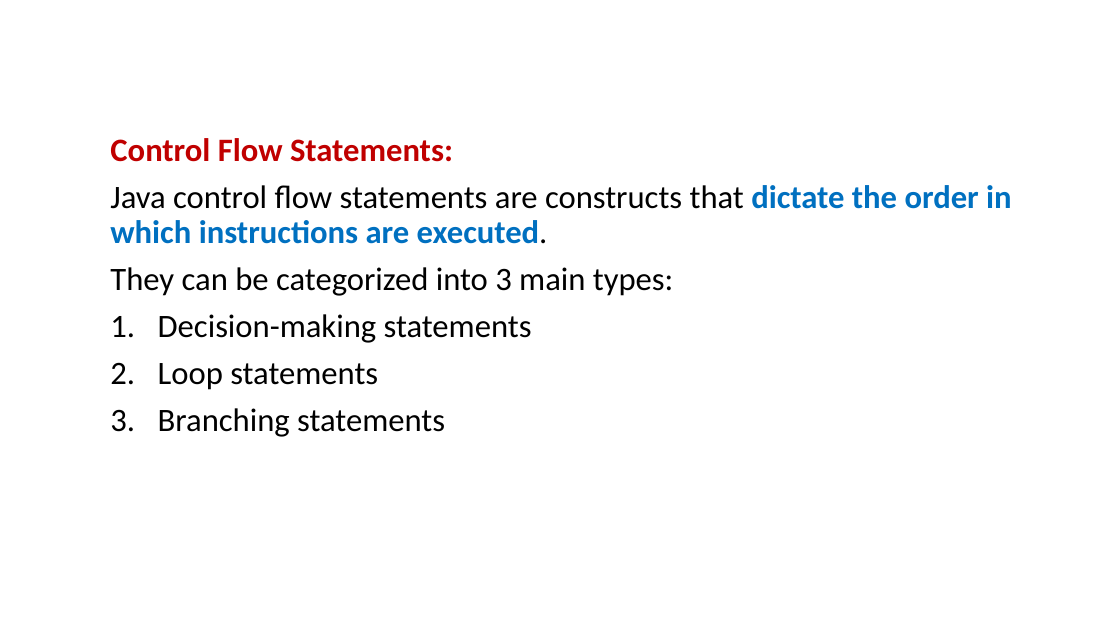
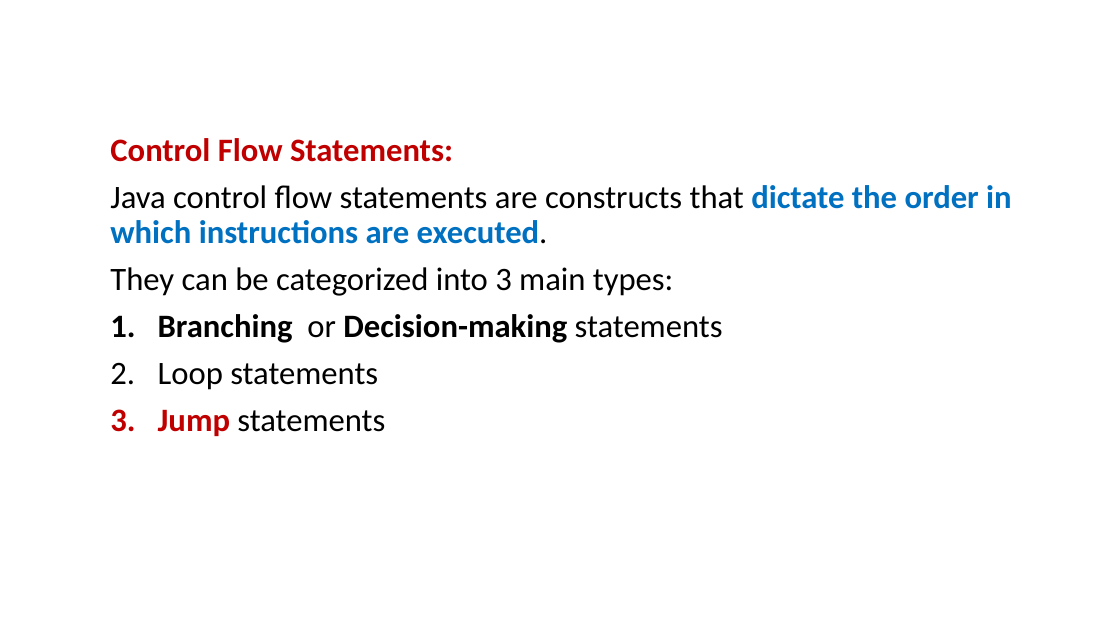
Before and after one commit to PRAMOD-VISHNU-NAIK/MCA-2nd-Sem-Shridevi-College, a slide deck: slide 58 of Theory Class-Notes/Java MCA-2.pptx. Drawn at 1120x630 pixels with LibreOffice and Linux fonts; fonts in the diff are those of the drawing. Boxes give left, top, right and bottom in pixels: in the first picture for what was removed or moved away, otherwise in the second. Text is boxed around its words. In the diff, an @@ line names an element or a change of style, - is before the commit and + after.

```diff
--- a/Theory Class-Notes/Java MCA-2.pptx
+++ b/Theory Class-Notes/Java MCA-2.pptx
@@ text at (158, 314, 723, 343): text changed; bold on @@
-1. Decision-making statements
+1. Branching or Decision-making statements
@@ text at (158, 409, 385, 436): text changed @@
-3. Branching statements
+3. Jump statements
```
Also in this commit, not shown: 5 other slides changed, 23 slides added, 4 other files.
